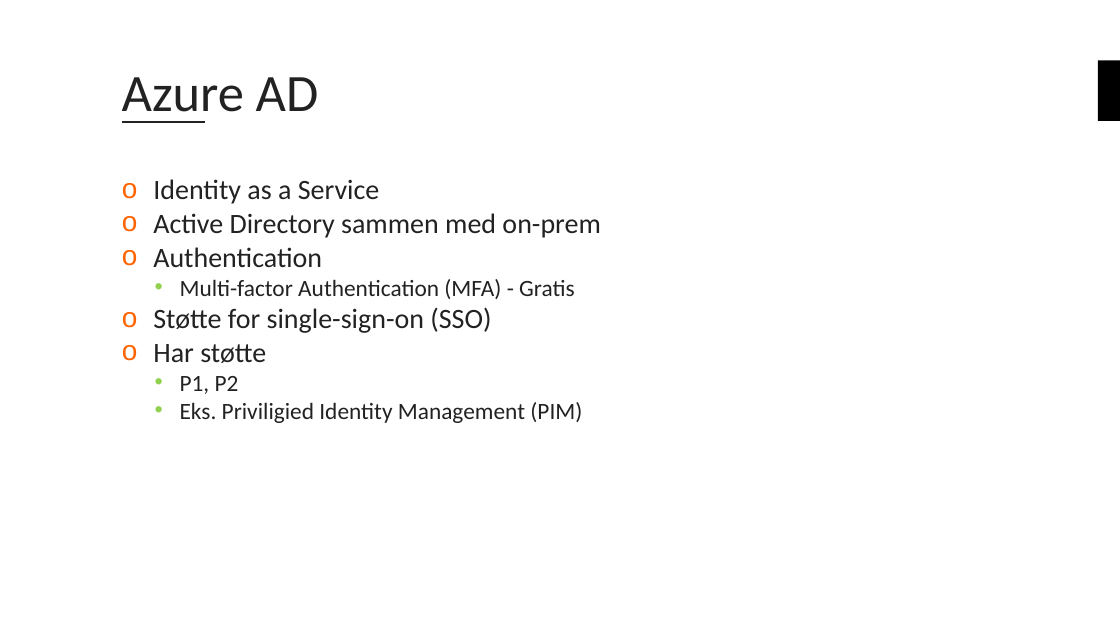
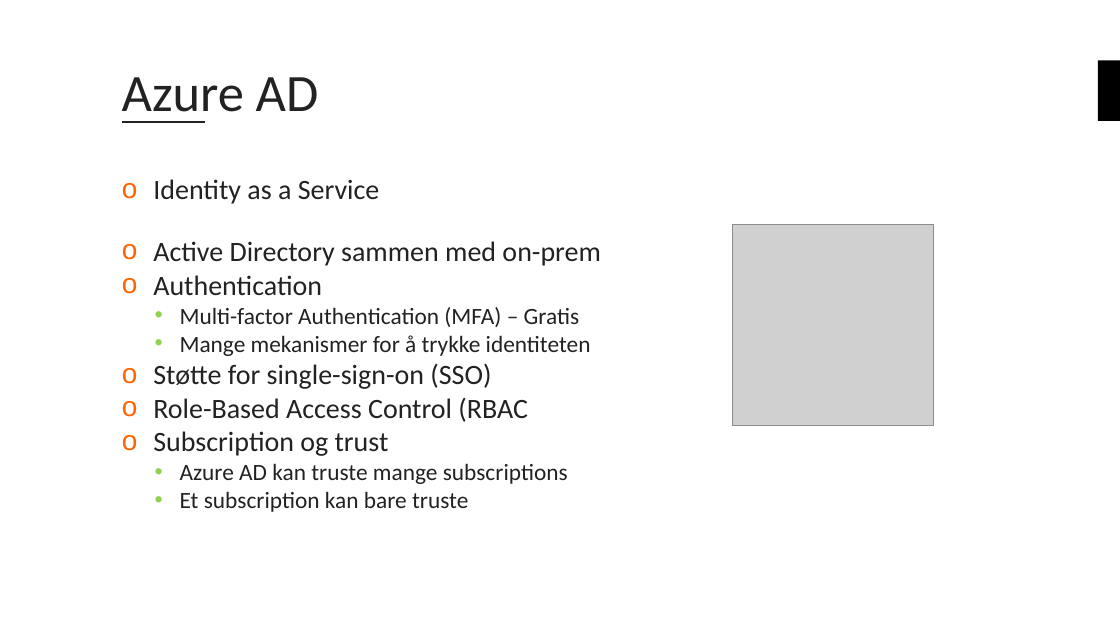
Before and after one commit to bouvet/azure-workshops, a slide deck: slide 11 of Workshop_3/Presentasjon/Azureskolen-Workshop#3.pptx. Drawn at 1120x630 pixels with LibreOffice and Linux fonts; fonts in the diff are those of the drawing; grey boxes stand for pictures; background and template pictures are left out. Boxes give left, top, right and bottom in pixels: in the first picture for what was removed or moved away, otherwise in the second. Text is boxed around its words. In the diff, an @@ line names an element or a change of style, - is before the commit and + after.

```diff
--- a/Workshop_3/Presentasjon/Azureskolen-Workshop#3.pptx
+++ b/Workshop_3/Presentasjon/Azureskolen-Workshop#3.pptx
@@ picture added at (733, 224, 934, 426) @@
@@ text at (180, 307, 591, 356): text changed @@
-  • Multi-factor Authentication (MFA) - Gratis
+  • Multi-factor Authentication (MFA) – Gratis
+  • Mange mekanismer for å trykke identiteten
@@ text at (153, 398, 568, 512): text changed @@
-o Har støtte
-  • P1, P2
-  • Eks. Priviligied Identity Management (PIM)
+o Role-Based Access Control (RBAC
+o Subscription og trust
+  • Azure AD kan truste mange subscriptions
+  • Et subscription kan bare truste
```
Also in this commit, not shown: 7 other slides changed.
